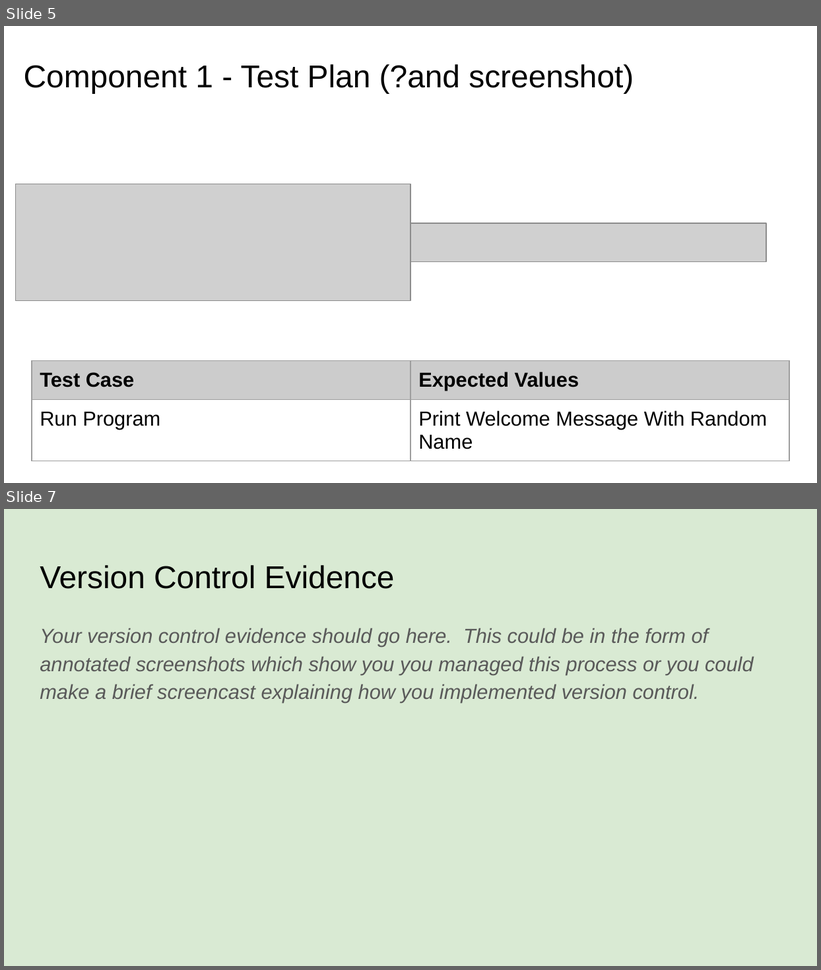
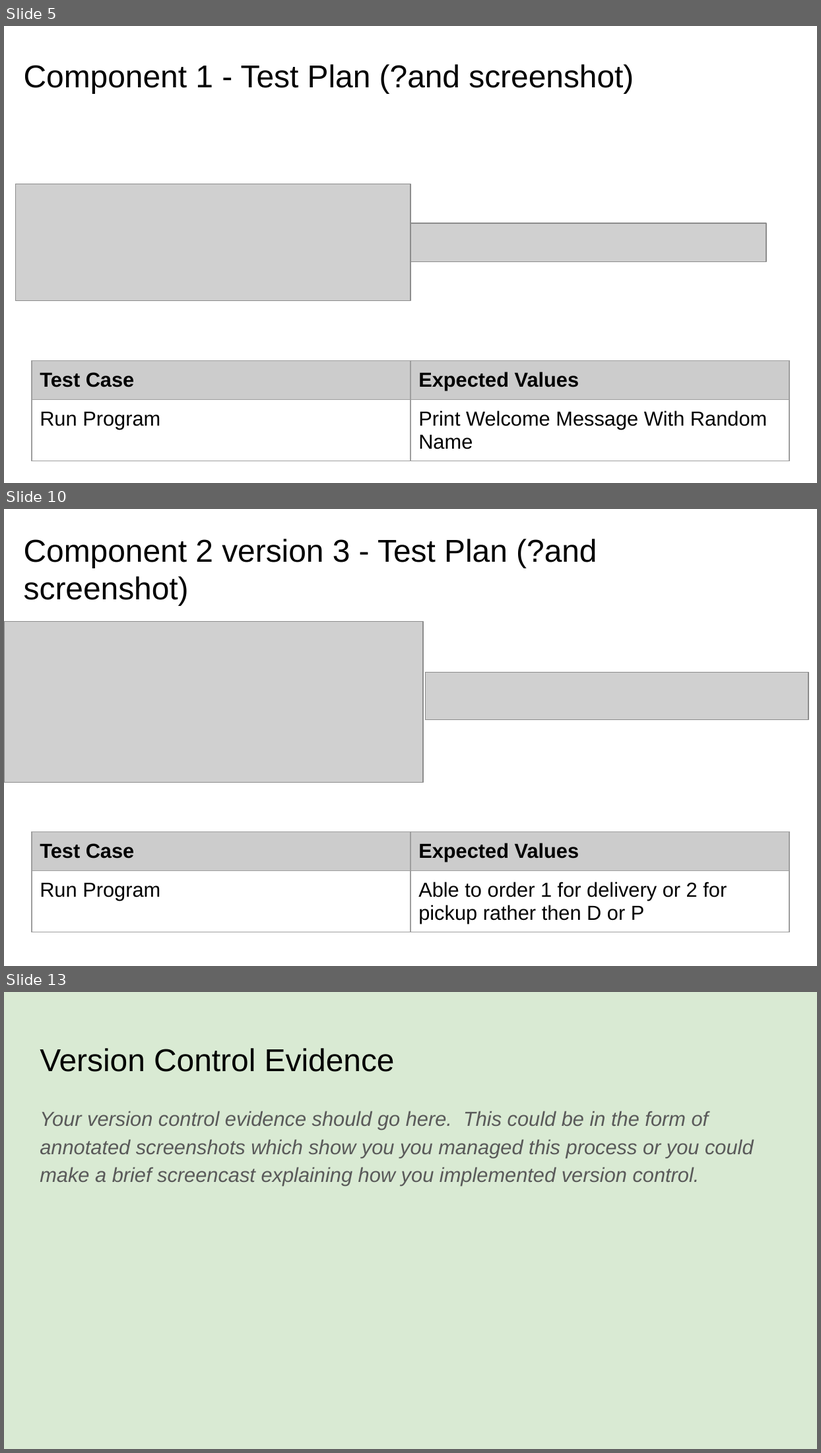
Before and after one commit to randombrunch/Pizza_Bot, a slide deck: 022_91893+_+91897+Documentation.pptx. Shown one above the other, each under a label of ours: slides 5 and 7 before the commit, slides 5, 10 and 13 after it; the slides between them are not shown. The pictures are 821x970 and 821x1453 pixels, drawn with LibreOffice and Linux fonts; fonts in the diff are those of the drawing; grey boxes stand for pictures. Boxes give left, top, right and bottom in pixels: in the first picture for what was removed or moved away, otherwise in the second. Text is boxed around its words. In the diff, an @@ line names an element or a change of style, - is before the commit and + after.

Commit message:
Created pickup or delivery menu
Created different versions of menu refining it in version 4

```diff
--- a/022_91893+_+91897+Documentation.pptx
+++ b/022_91893+_+91897+Documentation.pptx
@@ slide 10 added at [4, 509, 817, 966], background #FFFFFF @@
@@ title added at [24, 539, 597, 605], 28 pt, text #000000 @@
+Component 2 version 3 - Test Plan (?and screenshot)
@@ picture added at [4, 621, 422, 782] @@
@@ picture added at [425, 673, 808, 720] @@
@@ table added at [32, 832, 789, 937], 2 rows, 2 columns @@
+Test Case | Expected Values
+Run Program | Able to order 1 for delivery or 2 for pickup rather then D or P
@@ what was slide 7 is now slide 13 @@
```
Also in this commit, not shown: 1 slide changed, 5 other slides added, 3 other files.
